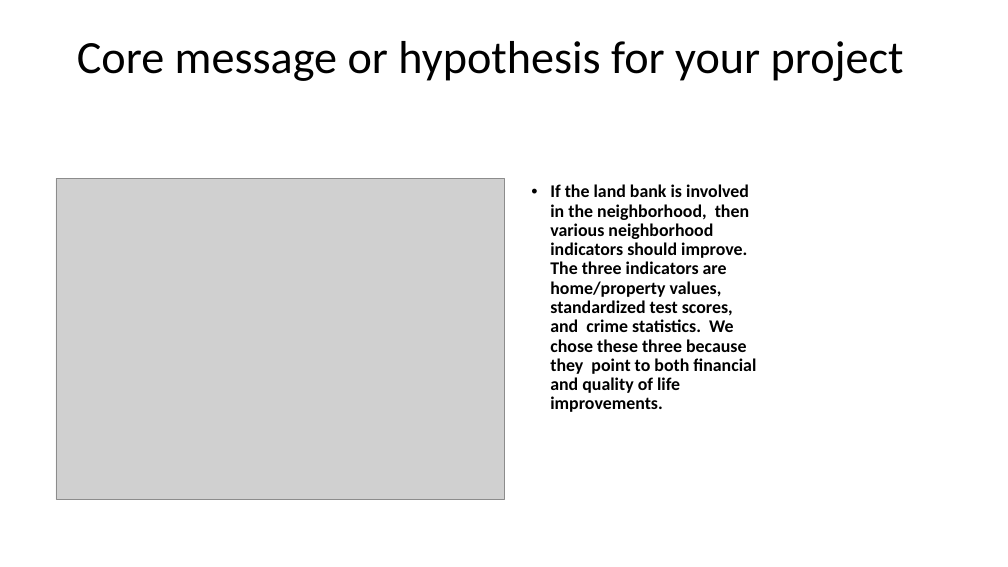
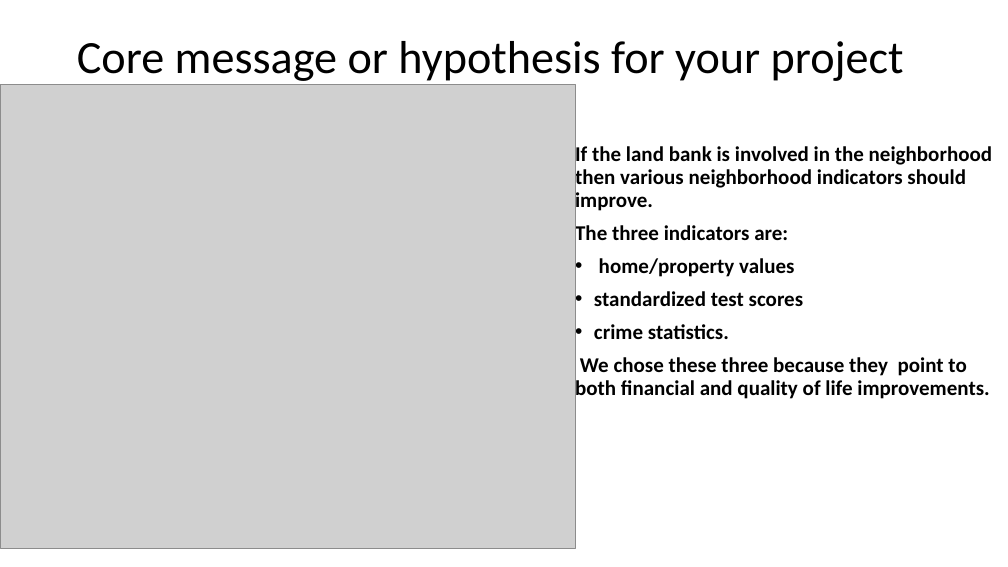
Before and after one commit to nicholasiii/GroupAssignement1, a slide deck: slide 2 of Group 2.pptx. Drawn at 1008x567 pixels with LibreOffice and Linux fonts; fonts in the diff are those of the drawing; grey boxes stand for pictures. Boxes give left, top, right and bottom in pixels: in the first picture for what was removed or moved away, otherwise in the second. Text is boxed around its words. In the diff, an @@ line names an element or a change of style, - is before the commit and + after.

Commit message:
final pp

```diff
--- a/Group 2.pptx
+++ b/Group 2.pptx
@@ picture resized from (x1=56, y1=178, x2=504, y2=500) to (x1=0, y1=85, x2=575, y2=549) @@
@@ text at (x1=575, y1=144, x2=992, y2=402): text changed; size 17 to 20 pt @@
-• If the land bank is involved in the neighborhood, then various neighborhood indicators should improve. The three indicators are home/property values, standardized test scores, and crime statistics. We chose these three because they point to both financial and quality of life improvements.
+If the land bank is involved in the neighborhood then various neighborhood indicators should improve.
+The three indicators are:
+• home/property values
+• standardized test scores
+• crime statistics.
+We chose these three because they point to both financial and quality of life improvements.
```
Also in this commit, not shown: 5 other slides changed, 3 slides added, 3 slides removed.
